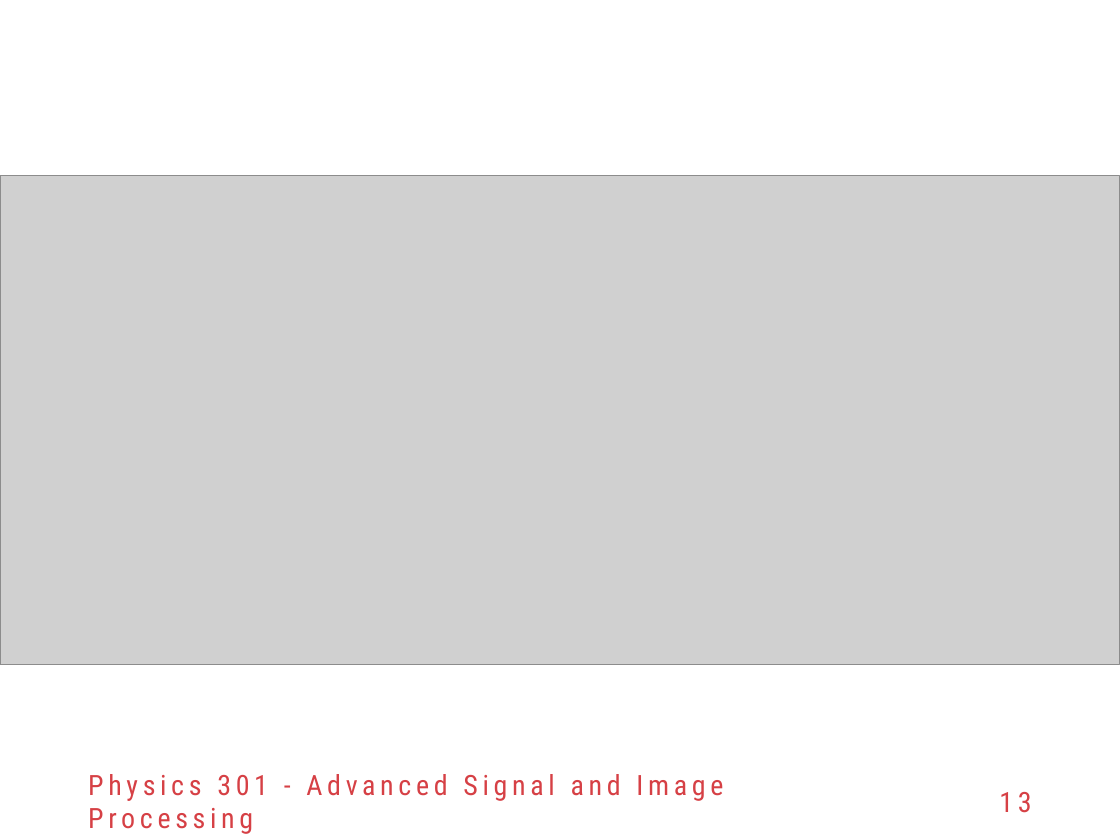
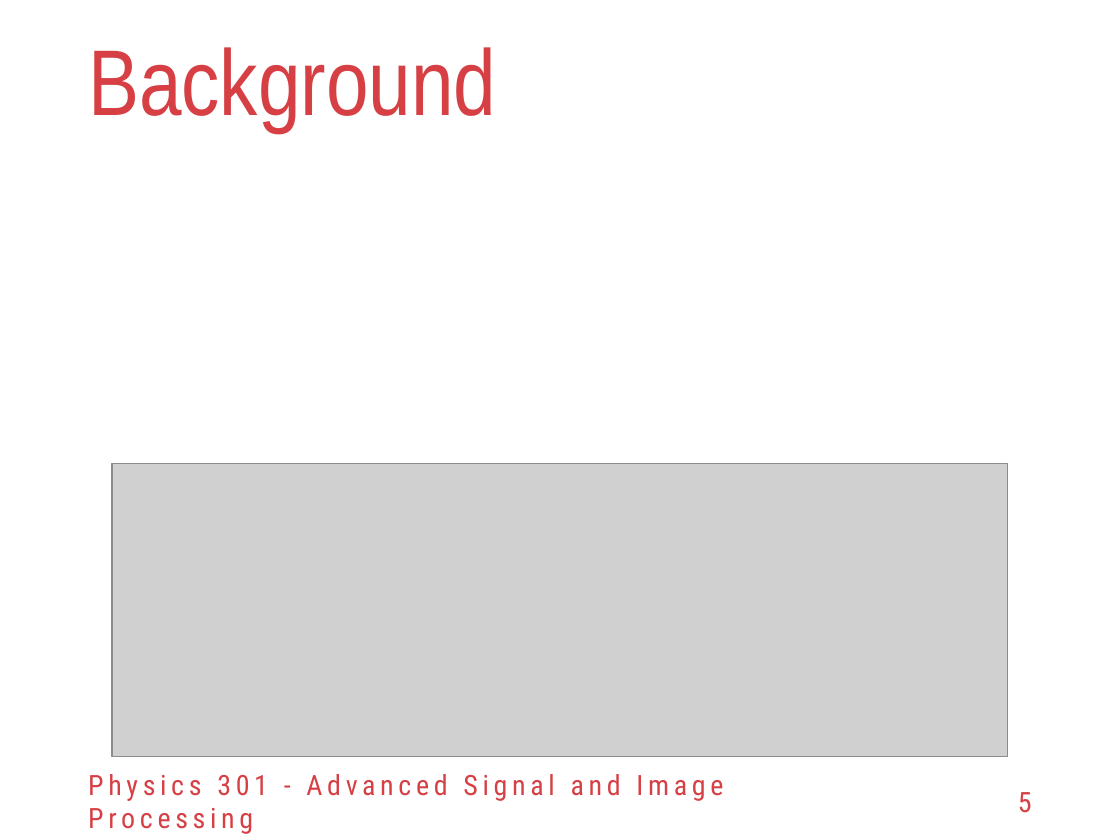
Before and after one commit to reneprincipejr/Physics-301, a slide deck: slide 5 of 04 RGB-to-Spectra using PCA/Activity 4 - RGB-Spectra using PCA.pptx (slide 13 before the commit). Drawn at 1120x840 pixels with LibreOffice and Linux fonts; fonts in the diff are those of the drawing; grey boxes stand for pictures; background and template pictures are left out. Boxes give left, top, right and bottom in pixels: in the first picture for what was removed or moved away, otherwise in the second. Text is boxed around its words. In the diff, an @@ line names an element or a change of style, - is before the commit and + after.

```diff
--- a/04 RGB-to-Spectra using PCA/Activity 4 - RGB-Spectra using PCA.pptx
+++ b/04 RGB-to-Spectra using PCA/Activity 4 - RGB-Spectra using PCA.pptx
@@ background #FFFFFF to #FFFFFF at 89% opacity @@
@@ title added at (88,47,496,133), 60 pt, text #D64045 @@
+Background
@@ picture removed at (0,176,1120,664) @@
@@ picture added at (112,464,1008,757) @@
@@ page number at (1018,792,1032,813): text changed @@
-13
+5
```
Also in this commit, not shown: 9 other slides changed, 2 slides added, 18 other files.
